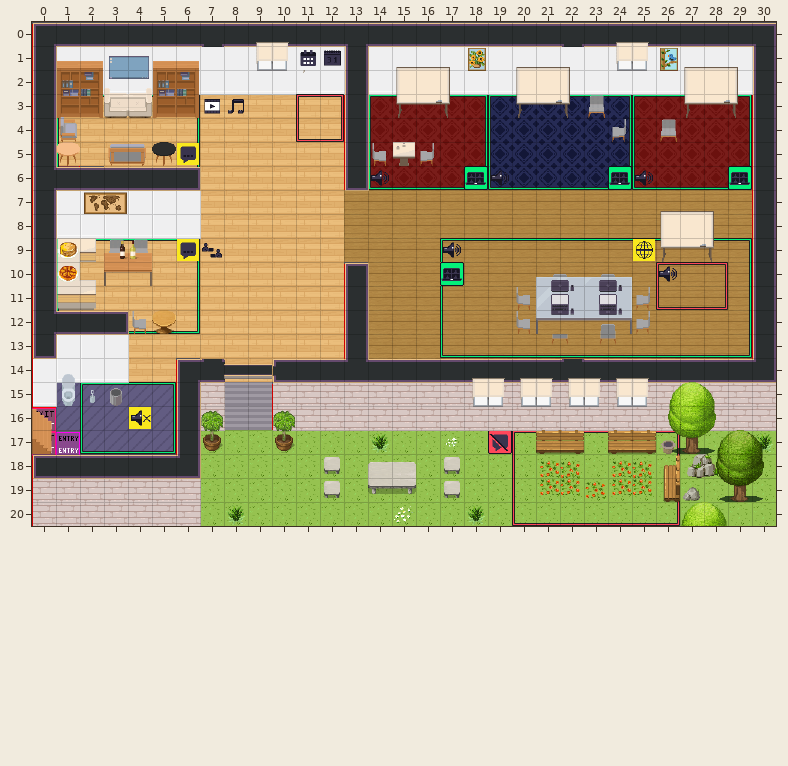
A Tiled map (JSON) gets an edit: maps/map.tmj. This is how it looked before the edit.
Cells are 32x32 px. Shown: x 0..30, y 0..20.
The same view after the edit:
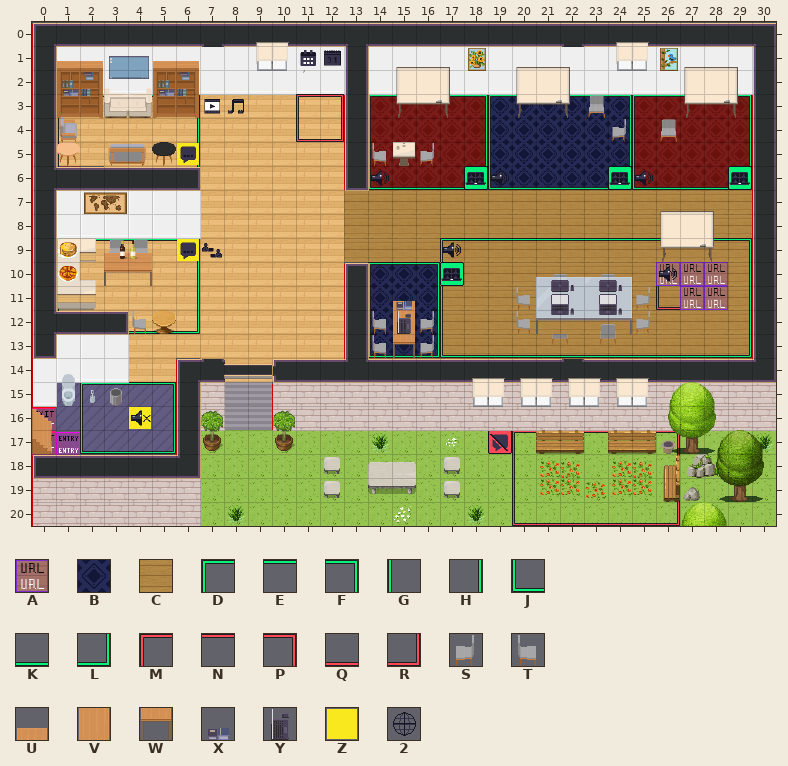
Key: from "Chunk 1": A 1, B 7, C 8, D 15, E 16, F 17, G 18, H 19, J 20, K 21, L 22, M 24, N 25, P 26, Q 28, R 29, S 72, T 73, U 127, V 132, W 136, X 164, Y 167, Z 172, 2 192.
_ is an empty cell.
See-through tiles are keyed as they look on the map.
Change:
{"where": "layer \"special/web\""}
{"y":9,"x":25,"old":"A","new":"_"}
{"where": "layer \"floor/floor1\""}
{"y":10,"x":14,"old":"CCC","new":"BBB"}
{"y":11,"x":14,"old":"CCC","new":"BBB"}
{"y":12,"x":14,"old":"CCC","new":"BBB"}
{"y":13,"x":14,"old":"CCC","new":"BBB"}
{"where": "layer \"floor/floor zones\""}
{"y":10,"x":14,"old":"___","new":"DEF"}
{"y":10,"x":26,"old":"MNP","new":"AAA"}
{"y":11,"x":14,"old":"_","new":"G"}
{"y":11,"x":16,"old":"_","new":"H"}
{"y":11,"x":27,"old":"QR","new":"AA"}
{"y":12,"x":14,"old":"_","new":"G"}
{"y":12,"x":16,"old":"_","new":"H"}
{"y":13,"x":14,"old":"___","new":"JKL"}
{"where": "layer \"furniture/chaises\""}
{"y":12,"x":14,"old":"_","new":"T"}
{"y":12,"x":16,"old":"_","new":"S"}
{"y":13,"x":14,"old":"_","new":"T"}
{"y":13,"x":16,"old":"_","new":"S"}
{"where": "layer \"furniture/meubles\""}
{"y":11,"x":15,"old":"_","new":"U"}
{"y":12,"x":15,"old":"_","new":"V"}
{"y":13,"x":15,"old":"_","new":"W"}
{"where": "layer \"furniture/objets sur\""}
{"y":11,"x":15,"old":"_","new":"X"}
{"y":12,"x":15,"old":"_","new":"Y"}
{"where": "layer \"above/above1\""}
{"y":9,"x":25,"old":"Z","new":"_"}
{"where": "layer \"above/above2\""}
{"y":9,"x":25,"old":"2","new":"_"}
{"label":"changed","picture_box":[633,239,728,310]}
{"label":"changed","picture_box":[368,262,440,358]}
